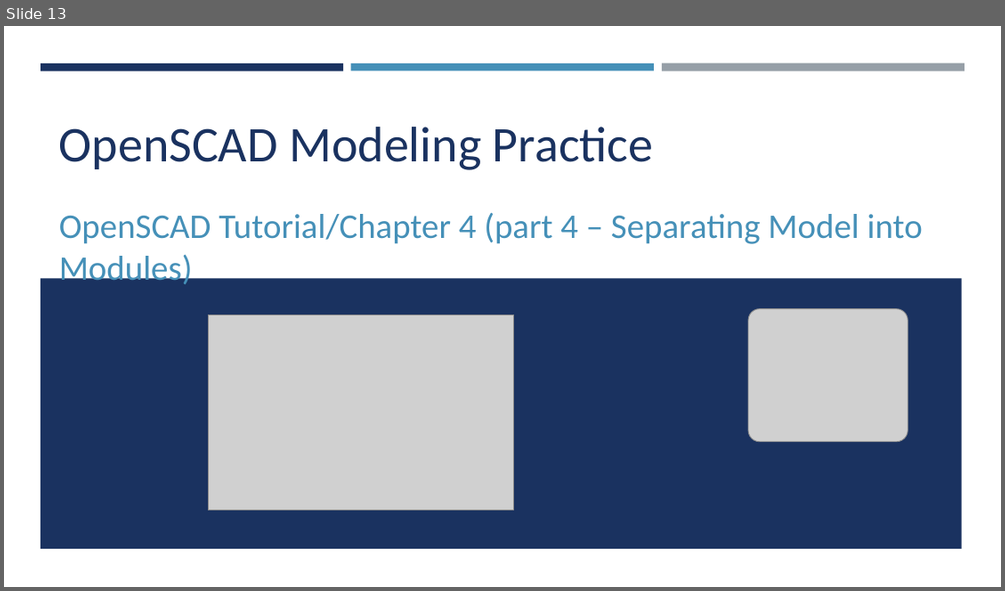
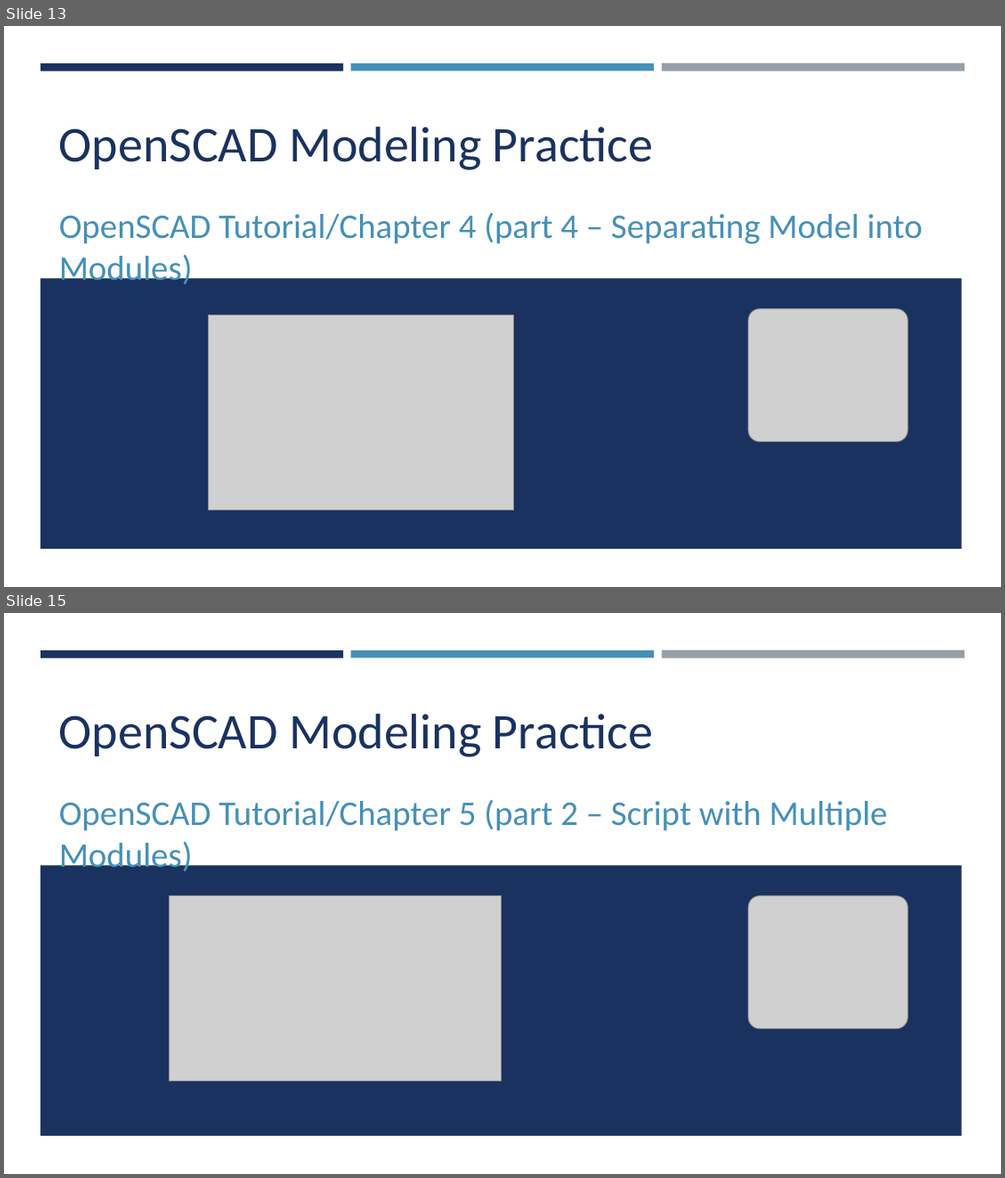
Before and after one commit to yasenstar/openscad, a slide deck: OpenSCAD.pptx. Shown one above the other, each under a label of ours: slide 13 before the commit, slides 13 and 15 after it; the slides between them are not shown. The pictures are 1005x591 and 1005x1178 pixels, drawn with LibreOffice and Linux fonts; fonts in the diff are those of the drawing; grey boxes stand for pictures. Boxes give left, top, right and bottom in pixels: in the first picture for what was removed or moved away, otherwise in the second. Text is boxed around its words. In the diff, an @@ line names an element or a change of style, - is before the commit and + after.

Commit message:
chapter5 part 1

```diff
--- a/OpenSCAD.pptx
+++ b/OpenSCAD.pptx
@@ slide 15 added at (4,613,1001,1174), background #FFFFFF; not listed: 4 template elements that a slide beside it also shows @@
@@ title added at (59,714,653,757), 48 pt, text #1A3260 @@
+OpenSCAD Modeling Practice
@@ subtitle added at (59,800,888,875), 33.3 pt, text #4590B8 @@
+OpenSCAD Tutorial/Chapter 5 (part 2 – Script with Multiple Modules)
@@ picture added at (170,896,501,1081) @@
@@ picture added at (748,896,907,1029) @@
```
Also in this commit, not shown: 3 other slides added, 5 other files.
